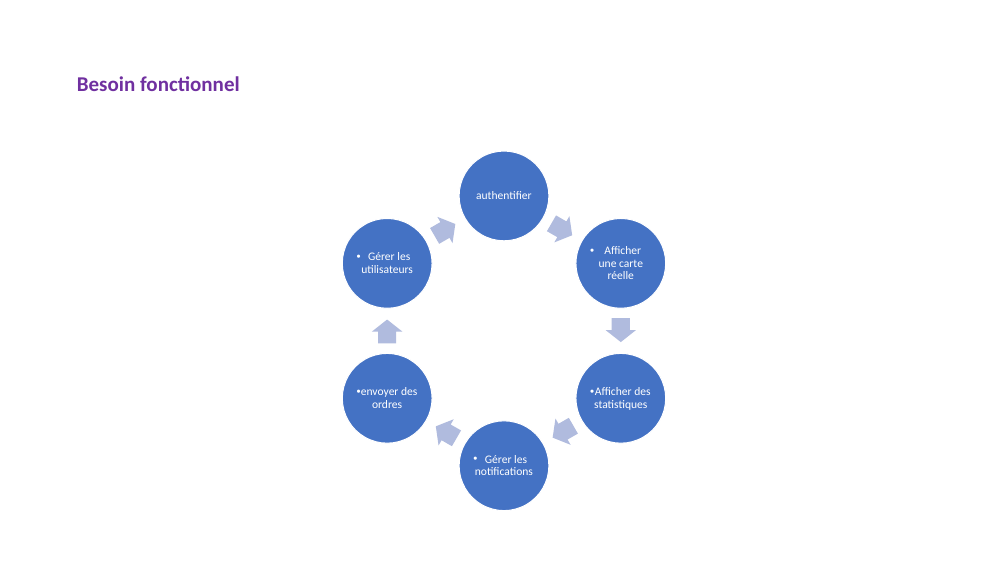
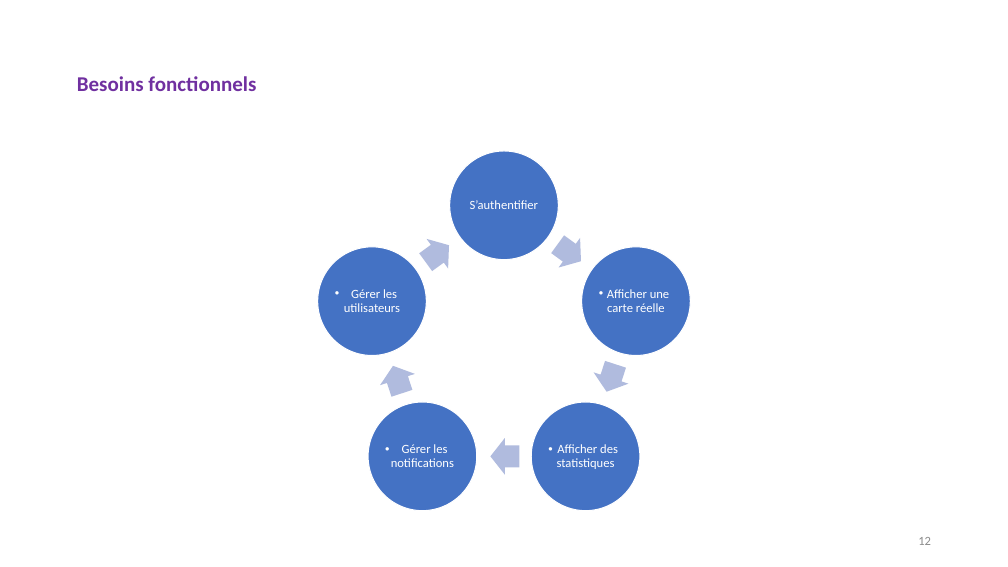
Before and after one commit to HabibAroua/Conception-la-mise-en-place-et-test-d-une-application-d-Internet-of-Mobile-Things, a slide deck: slide 12 of ppe-presentation.pptx. Drawn at 1008x567 pixels with LibreOffice and Linux fonts; fonts in the diff are those of the drawing. Boxes give left, top, right and bottom in pixels: in the first picture for what was removed or moved away, otherwise in the second. Text is boxed around its words. In the diff, an @@ line names an element or a change of style, - is before the commit and + after.

```diff
--- a/ppe-presentation.pptx
+++ b/ppe-presentation.pptx
@@ title at (x1=77, y1=76, x2=256, y2=91): text changed @@
-Besoin fonctionnel
+Besoins fonctionnels
@@ ellipse resized from (x1=459, y1=151, x2=549, y2=241) to (x1=450, y1=151, x2=559, y2=260) @@
@@ text at (x1=470, y1=200, x2=538, y2=209): text changed; size 11 to 12 pt @@
-authentifier
+S’authentifier
@@ right arrow at (x1=415, y1=230, x2=460, y2=277): rotation 330 to 324 degrees @@
@@ right arrow at (x1=547, y1=230, x2=592, y2=276): rotation 30 to 36 degrees @@
@@ ellipse resized from (x1=343, y1=219, x2=433, y2=309) to (x1=318, y1=247, x2=426, y2=356) @@
@@ text "Gérer les utilisateurs" moved from (x1=361, y1=252, x2=413, y2=273) to (x1=344, y1=289, x2=400, y2=312) @@
@@ ellipse resized from (x1=576, y1=219, x2=666, y2=309) to (x1=582, y1=247, x2=690, y2=356) @@
@@ text "Afficher une carte réelle" moved from (x1=599, y1=246, x2=643, y2=279) to (x1=607, y1=289, x2=669, y2=312) @@
@@ right arrow removed at (x1=606, y1=318, x2=636, y2=343) @@
@@ ellipse removed at (x1=343, y1=353, x2=433, y2=443) @@
@@ right arrow at (x1=589, y1=359, x2=633, y2=398): rotation 150 to 108 degrees @@
@@ text removed at (x1=357, y1=387, x2=417, y2=408) @@
-• envoyer des ordres
@@ right arrow at (x1=376, y1=361, x2=420, y2=399): rotation 270 to 252 degrees @@
@@ ellipse resized from (x1=459, y1=421, x2=549, y2=511) to (x1=368, y1=402, x2=477, y2=511) @@
@@ text "Gérer les notifications" moved from (x1=475, y1=455, x2=533, y2=475) to (x1=391, y1=444, x2=454, y2=467) @@
@@ ellipse resized from (x1=576, y1=353, x2=666, y2=443) to (x1=532, y1=402, x2=640, y2=511) @@
@@ size 11 to 12 pt in 4 elements at (x1=607, y1=289, x2=669, y2=312), (x1=344, y1=289, x2=400, y2=312), (x1=391, y1=444, x2=454, y2=467), (x1=557, y1=444, x2=618, y2=469) @@
@@ text "Afficher des statistiques" moved from (x1=590, y1=387, x2=650, y2=410) to (x1=557, y1=444, x2=618, y2=469) @@
@@ right arrow at (x1=491, y1=438, x2=520, y2=475): rotation 210 to 180 degrees @@
@@ page number added at (x1=918, y1=537, x2=931, y2=545), 12 pt, text #8C8C8C @@
+12
```
Also in this commit, not shown: 34 other slides changed, 1 slide added, 1 slide removed.
